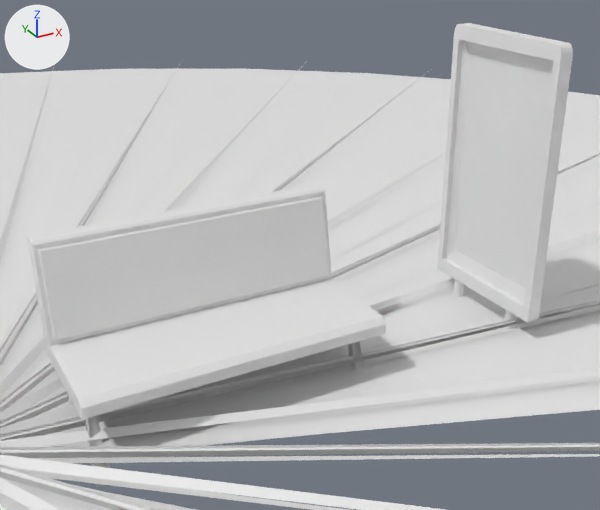
The Blender file Blender files/PlaceableObjects/Placeable_objects.blend: old version first, new version second.
Camera for both pictures: a camera (50 mm lens) standing at (-1.79, -4.31, 2.61) and looking at (0.57, -0.03, 0.47). The lights are fixed; the arrows at upper left show +X, +Y and +Z.

In view in the first picture: 'Bench', 'Bin', 'InfoStand'.
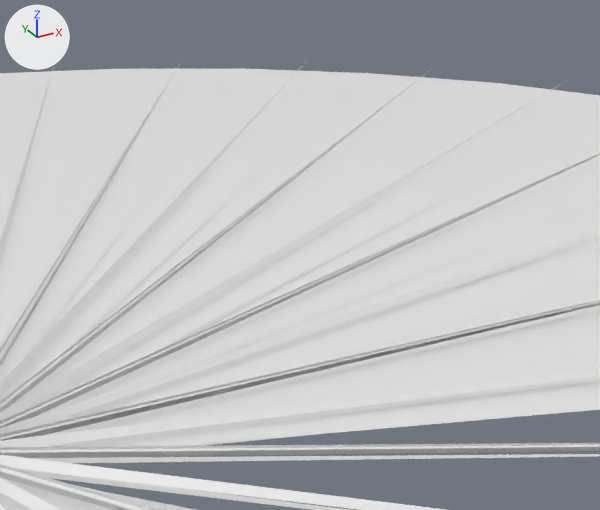
Scene script edits in JSON lines:
```json
{"block": "me_cube", "where": "me_cube.from_pydata(...)  # 170 vertices, 106 faces; spans x -1.0..1.0, y -1.0..1.0, z -1.38..1.0"}
{"block": "me_cube", "where": "# used by ob_infostand; location = (2.184, 0.0, 0.769); scale = (-0.0507, -0.523, 0.965)"}
{"block": "me_cube", "change": "me_cube part 1: the whole mesh is scaled about the mesh origin by (-0.0507, -0.523, 0.965)"}
{"op": "add", "block": "ob_bench", "code": "ob_bench.hide_set(True)"}
{"op": "set", "path": "ob_infostand.scale", "old": "(-0.0507, -0.523, 0.965)", "new": "(1.0, 1.0, 1.0)"}
{"op": "add", "block": "ob_infostand", "code": "ob_infostand.hide_set(True)"}
```

What differs and where, as boxes [x1, y1, x2, y2] in the pictures (600 x 510 px):
```json
{"object": "Bench", "change": "hidden", "before": [27, 184, 386, 487]}
{"object": "InfoStand", "change": "hidden", "before": [437, 23, 573, 329]}
```
